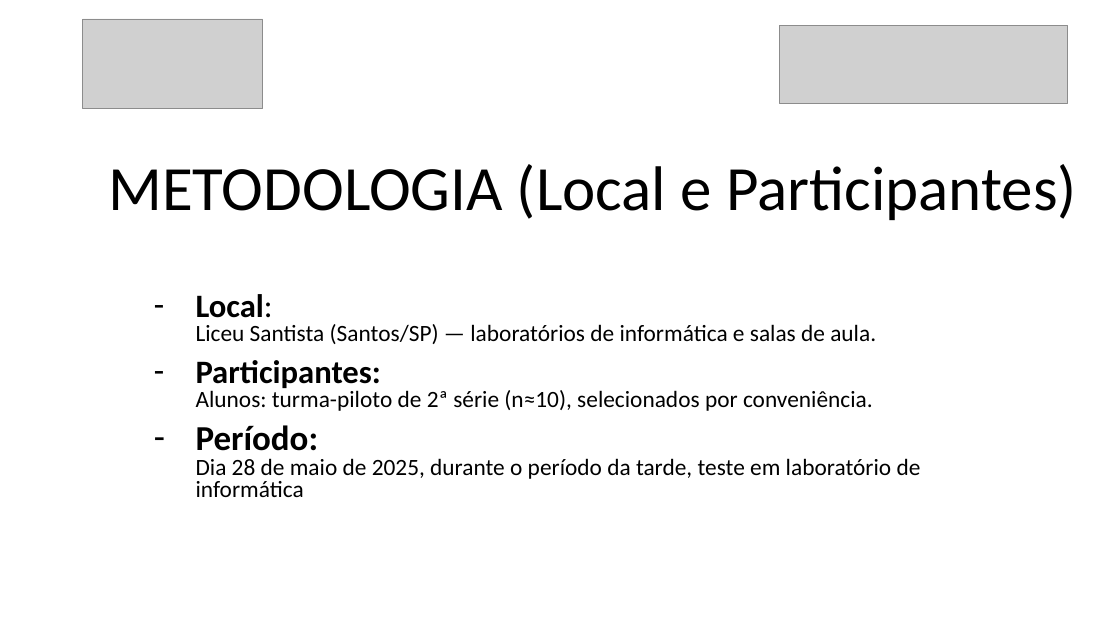
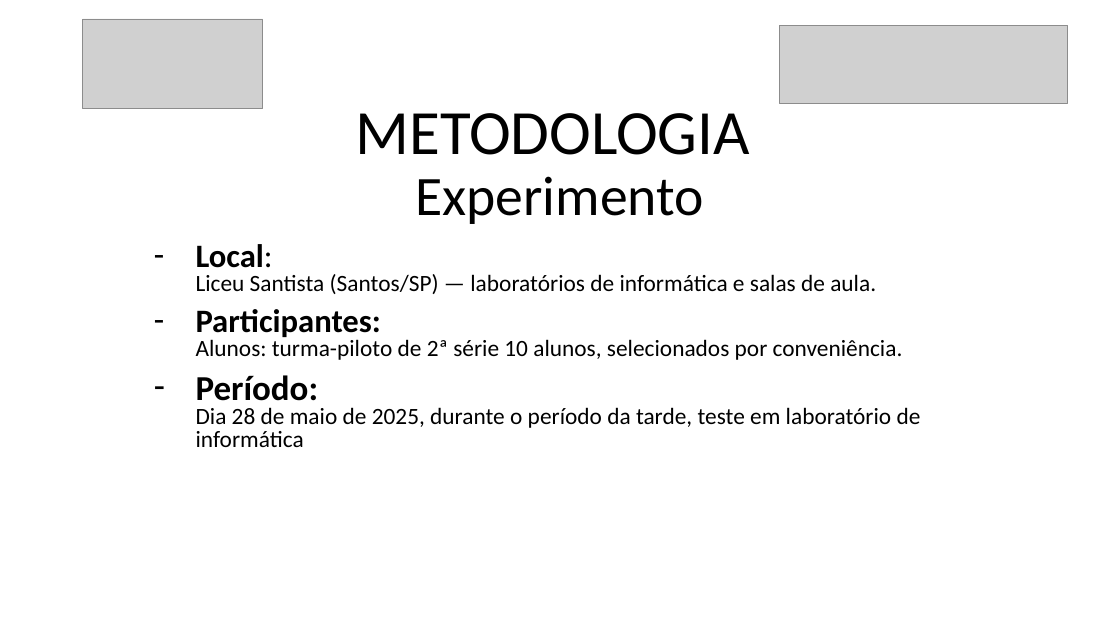
Before and after one commit to danilovaz7/curso-tecnico, a slide deck: slide 9 of liceu/3semestre/projeto integrador/tcc slide.pptx. Drawn at 1120x630 pixels with LibreOffice and Linux fonts; fonts in the diff are those of the drawing; grey boxes stand for pictures. Boxes give left, top, right and bottom in pixels: in the first picture for what was removed or moved away, otherwise in the second. Text is boxed around its words. In the diff, an @@ line names an element or a change of style, - is before the commit and + after.

```diff
--- a/liceu/3semestre/projeto integrador/tcc slide.pptx
+++ b/liceu/3semestre/projeto integrador/tcc slide.pptx
@@ title at (x1=356, y1=113, x2=750, y2=224): text changed @@
-METODOLOGIA (Local e Participantes)
+METODOLOGIA
+Experimento
@@ subtitle "Local: Liceu Santista (Santos/SP) — ..." moved from (x1=196, y1=294, x2=921, y2=497) to (x1=196, y1=244, x2=921, y2=447) @@
@@ subtitle at (x1=196, y1=309, x2=903, y2=360): text changed @@
-– Participantes:
-  Alunos: turma-piloto de 2ª série (n≈10), selecionados por conveniência.
+– Participantes:
+  Alunos: turma-piloto de 2ª série 10 alunos, selecionados por conveniência.
```
Also in this commit, not shown: 11 other slides changed, 1 slide added, 1 slide removed.
